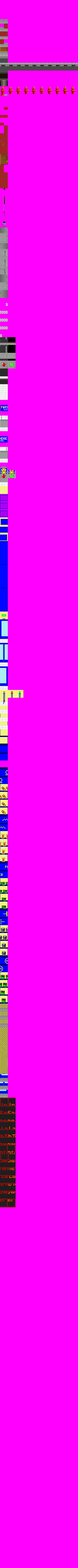
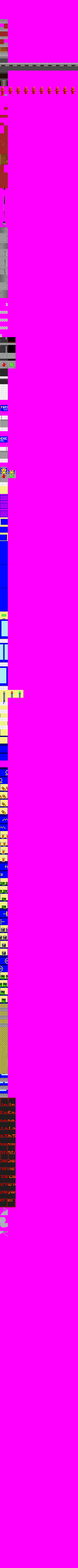
Layers edited between the first and the second 78 x 1568 image:
added layer "Eingefügte Ebene #90" above "Eingefügte Ebene #89" over 0, 1230, 8, 1237
added layer "Eingefügte Ebene #89" above "Eingefügte Ebene #88" over 0, 1223, 8, 1228
added layer "Eingefügte Ebene #88" above "Eingefügte Ebene #87" over 0, 1216, 6, 1224
added layer "Eingefügte Ebene #87" above "numbers" over 0, 1207, 8, 1216
